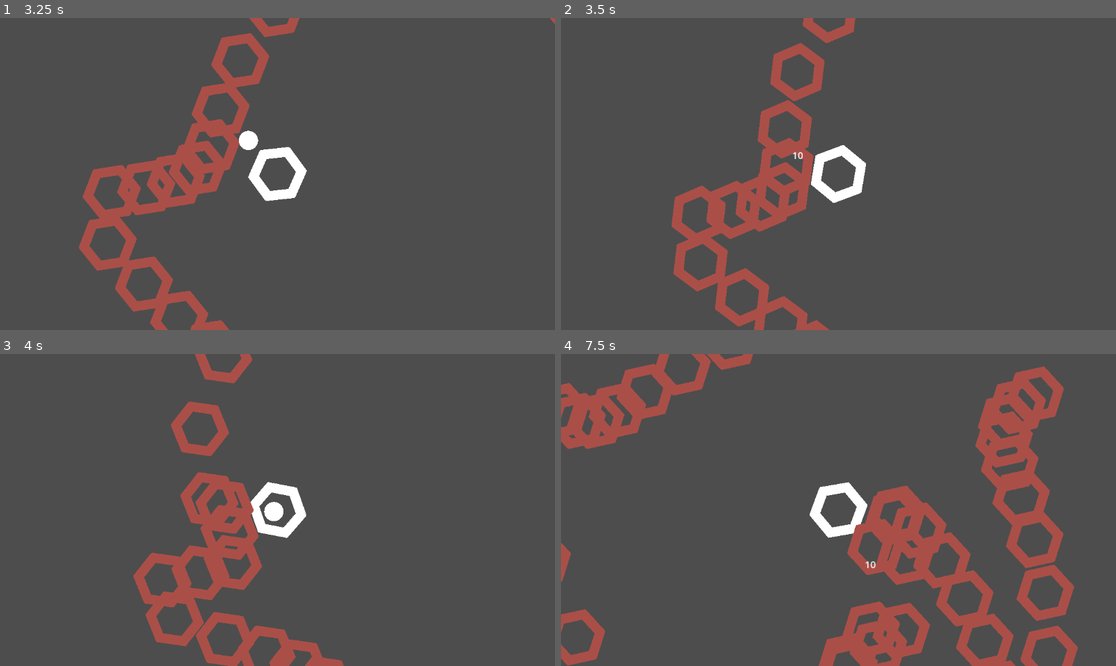
Above: before the commit, frames 1-4 (two rows, left to right).
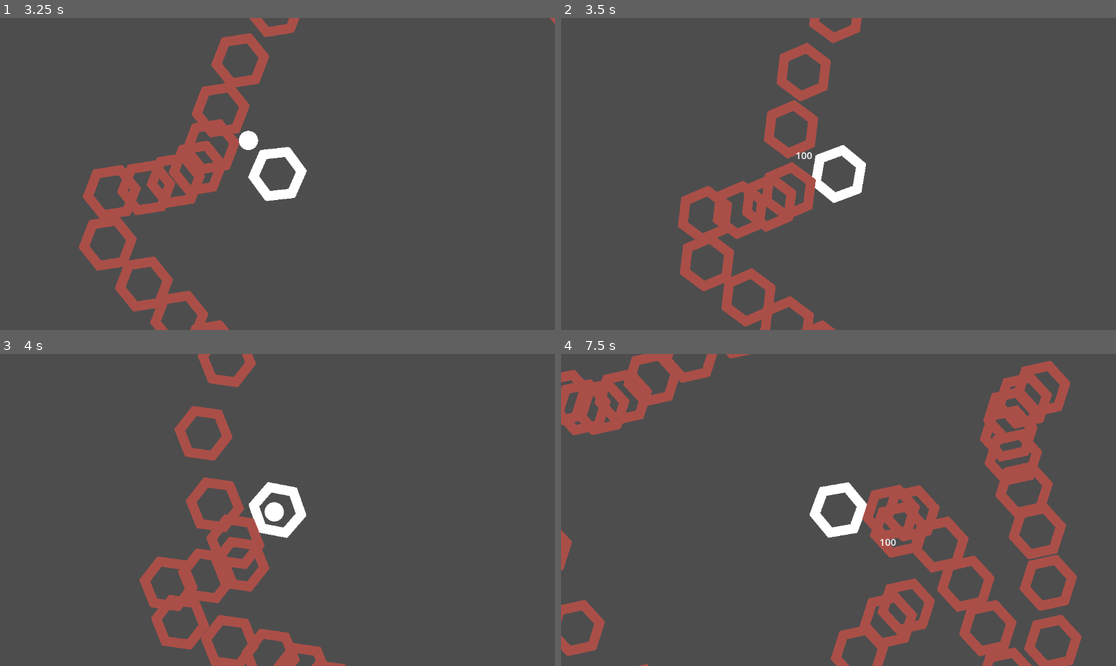
Above: after the commit, the same moments.

Repository: pharnisch/Hexagonal-Havoc
Game: Godot game, scene res://map_1.tscn
The game is run twice, just before and just after one commit, with the same random seed, the same clock (stepped at 60 frames per second) and the same inputs.
Inputs:
- Up to frame 1 (3.25 s): tap Enter at 0.5 s; hold Up (ui_up) 0.53-2.03 s; hold Left (ui_left) from 2.03 s (still down)
- Up to frame 2 (3.5 s): keep holding Left (ui_left)
- Up to frame 3 (4 s): release Left (ui_left) at 3.53 s; hold Down (ui_down) from 3.53 s (still down)
- Up to frame 4 (7.5 s): release Down (ui_down) at 4.28 s; hold Right (ui_right) 4.28-5.03 s; hold Up (ui_up) 5.03-5.78 s; hold Right (ui_right) from 5.78 s (still down)

Frame 1 is identical in both runs. In frame 2, 5.4% of the frame differs, in the area x 19-55%, y 0-100%; in frame 3, 5.4%; in frame 4, 17%, in the area x 0-94%, y 0-100%.

Commit message:
.

Diff:
--- a/HealthPool.gd
+++ b/HealthPool.gd
@@ -26,6 +26,8 @@
 	self._update_health_display()
 
 	if self.health <= 0:
+		if "Enemy" in owner.name:
+			owner.die()
 		owner.queue_free() # destroy parent
 		#self.player.add_score(5)
 
--- a/SkillSystem.gd
+++ b/SkillSystem.gd
@@ -5,10 +5,16 @@
 var state = null
 var timer = 0
 var updated = false
+var rng = null
+var skill_container = null
+var skill_points_spent = 0
 
 # Called when the node enters the scene tree for the first time.
 func _ready():
+	self.rng = RandomNumberGenerator.new()
 	self.state = self.get_default_state()
+	self.skill_container = owner.owner.owner.get_node("SkillContainer")
+	self.skill_container.talent_chosen.connect(on_talent_chosen)
 	#self.state.line.learned = true
 	#self.state.circle.learned = true
 	#self.state.triangle.learned = true
@@ -17,15 +23,82 @@
 	#self.state.triangle.learned = false
 	#self.state.square.learned = false
 
+
+
 # Called every frame. 'delta' is the elapsed time since the previous frame.
 func _process(delta):
 	self.timer += delta
-	if self.timer >= 2 and not self.updated:
+	if self.timer >= 0.01 and not self.updated:
+		#self.offer_skill_upgrades()
+		self.updated = true
 		self.update()
-		self.updated = true
 
 func update():
 	skills_updated.emit(self.state)
+
+func get_random_skill_options(n):
+	var all_options = []
+	for k_i in self.state.keys():
+		if (typeof(self.state[k_i]) != typeof({})):
+			if self.state[k_i] < 5 or (k_i == "damage" and self.state[k_i] < 20):
+				all_options.append(k_i)
+		else:
+			for k_j in self.state[k_i].keys():
+				if (typeof(self.state[k_i][k_j]) != typeof(true)) and ((self.state[k_i][k_j]) != (null)) and (typeof(self.state[k_i][k_j]) != typeof({})):
+					if self.state[k_i][k_j] < 5 or (k_j == "damage" and self.state[k_i][k_j] < 20):
+						if self.state[k_i].learned:
+							all_options.append(k_i + ":" + k_j)
+	#print(all_options)
+	var selected = []
+	for i in range(n):
+		var rand_ind = self.rng.randi_range(0, all_options.size() - 1)
+		if rand_ind == -1 or all_options.size() == 0:
+			break
+		selected.append(all_options[rand_ind])
+		all_options.remove_at(rand_ind)
+	return selected
+
+func get_random_big_skill_options(n):
+	var all_options = []
+	for k_i in self.state.keys():
+		if (typeof(self.state[k_i]) == typeof({})):
+			for k_j in self.state[k_i].keys():
+				if (typeof(self.state[k_i][k_j]) == typeof(false) and (self.state[k_i][k_j]) == (false)) or ((self.state[k_i][k_j]) == (null)):
+					#all_options.append(k_i + ":" + k_j)
+					if k_j == "learned" or self.state[k_i].learned:
+						all_options.append(k_i + ":" + k_j)
+
+	var selected = []
+	for i in range(n):
+		var rand_ind = self.rng.randi_range(0, all_options.size() - 1)
+		if rand_ind == -1 or all_options.size() == 0:
+			break
+		selected.append(all_options[rand_ind])
+		all_options.remove_at(rand_ind)
+	return selected
+
+func on_talent_chosen(skill_identifier):
+	if ":" in skill_identifier:
+		var spl = skill_identifier.split(":")
+		if typeof(self.state[spl[0]][spl[1]]) == typeof(0):
+			self.state[spl[0]][spl[1]] += 1
+		elif typeof(self.state[spl[0]][spl[1]]) == typeof(false):
+			self.state[spl[0]][spl[1]] = true
+		elif typeof(self.state[spl[0]][spl[1]]) == typeof(null):
+			self.state[spl[0]][spl[1]] = {}
+	else:
+		self.state[skill_identifier] += 1
+	print(self.state)
+	self.update()
+	#self.offer_skill_upgrades()
+
+func offer_skill_upgrades():
+	self.skill_points_spent += 1
+	if self.skill_points_spent % 5 == 0:
+		self.skill_container.display_options(self.get_random_big_skill_options(3))
+	else:
+		self.skill_container.display_options(self.get_random_skill_options(3))
+
 
 # alles kann man 5 mal skillen (außer boolean), also einfach integer 0-5, das scaling mit basiswerten passiert dann bei der anwendung
 func get_default_state():
@@ -53,7 +126,7 @@
 			#ultimate_proc = 0,
 
 			#travel_speed = 500,
-			destructable = true,
+			indestructable = false,
 			#growing_speed = 0.05,
 			attack_range = 0,
 
@@ -69,7 +142,7 @@
 			living_time = 0,
 			#ultimate_proc = 0,
 
-			destructable = true,
+			indestructable = false,
 			overshoot = 0, # todo: make main line longer (maximum 3 times long)
 			sun_beam = 0,
 			attack_range = 0, # todo: create second attack range
@@ -136,7 +209,7 @@
 			#ultimate_proc = 0,
 
 			#travel_speed = 500,
-			destructable = false,
+			indestructable = true,
 			#growing_speed = 0.05,
 			attack_range = 0,
 
@@ -152,7 +225,7 @@
 			living_time = 5,
 			#ultimate_proc = 0,
 
-			destructable = false,
+			indestructable = true,
 			overshoot = 5, # todo: make main line longer (maximum 3 times long)
 			sun_beam = 5,
 			attack_range = 0, # todo: create second attack range
--- /dev/null
+++ b/button.gd
@@ -0,0 +1,15 @@
+extends Button
+
+signal talent_chosen(skill_identifier)
+
+# Called when the node enters the scene tree for the first time.
+func _ready():
+	self.pressed.connect(self.on_click)
+
+
+# Called every frame. 'delta' is the elapsed time since the previous frame.
+func _process(delta):
+	pass
+
+func on_click():
+	talent_chosen.emit(self.text)
--- /dev/null
+++ b/button.tscn
@@ -0,0 +1,7 @@
+[gd_scene load_steps=2 format=3 uid="uid://si6xejkupe8v"]
+
+[ext_resource type="Script" path="res://button.gd" id="1_1x20p"]
+
+[node name="Button" type="Button"]
+custom_minimum_size = Vector2(75, 150)
+script = ExtResource("1_1x20p")
--- a/hexagon_enemy_i.gd
+++ b/hexagon_enemy_i.gd
@@ -7,6 +7,7 @@
 var direction_change_interval = 0
 var direction_change_interval_timer = 0
 var walking_variant = 1
+var exp_worth = 1
 
 # Called when the node enters the scene tree for the first time.
 func _ready():
@@ -73,3 +74,7 @@
 				closest_distance = distance
 				nearest_collider = collider
 	return nearest_collider
+
+
+func die():
+	owner.get_node("Player").gain_exp(self.exp_worth)
--- a/hexagon_enemy_i.tscn
+++ b/hexagon_enemy_i.tscn
@@ -23,7 +23,7 @@
 
 [node name="HealthPool" parent="." instance=ExtResource("2_qn734")]
 unique_name_in_owner = true
-max_health = 25
+max_health = 8
 
 [node name="Movement" parent="." node_paths=PackedStringArray("entity") instance=ExtResource("3_t1quy")]
 unique_name_in_owner = true
--- a/map_1.tscn
+++ b/map_1.tscn
@@ -1,9 +1,12 @@
-[gd_scene load_steps=3 format=3 uid="uid://ionfrodpageg"]
+[gd_scene load_steps=4 format=3 uid="uid://ionfrodpageg"]
 
 [ext_resource type="Script" path="res://map_1.gd" id="1_3jja6"]
 [ext_resource type="PackedScene" uid="uid://oabja83rgktq" path="res://player.tscn" id="1_8hccq"]
+[ext_resource type="PackedScene" uid="uid://bi5fcq38pi5oy" path="res://skill_container.tscn" id="3_15fcn"]
 
 [node name="Map_1" type="Node2D"]
 script = ExtResource("1_3jja6")
 
 [node name="Player" parent="." instance=ExtResource("1_8hccq")]
+
+[node name="SkillContainer" parent="." instance=ExtResource("3_15fcn")]
--- a/player.gd
+++ b/player.gd
@@ -4,6 +4,8 @@
 
 var movement_speed = 200
 var move_direction = null
+var exp = 0
+var skills_learned = 0
 
 func _physics_process(delta):
 	var move_direction = Vector2()
@@ -17,3 +19,12 @@
 	#self.move_and_collide(move_direction * delta * self.movement_speed)
 
 	%Movement._set_direction(move_direction)
+
+func gain_exp(gain):
+	self.exp += gain
+	print(self.exp)
+	var exp_required = 5 * (1 + self.skills_learned)
+	if self.exp >= exp_required:
+		self.exp -= exp_required
+		self.get_node("Weapon").get_node("SkillSystem").offer_skill_upgrades()
+		self.skills_learned += 1
--- /dev/null
+++ b/skill_container.gd
@@ -0,0 +1,36 @@
+extends CanvasLayer
+
+var player = null
+var skill_system = null
+var button = null
+
+signal talent_chosen(skill_identifier)
+
+# Called when the node enters the scene tree for the first time.
+func _ready():
+	self.player = owner.get_node("Player")
+	self.skill_system = self.player.get_node("Weapon").get_node("SkillSystem")
+	self.button = load("res://button.tscn")
+	#self.display_options()
+
+
+# Called every frame. 'delta' is the elapsed time since the previous frame.
+func _process(delta):
+	pass#self.global_position = self.player.global_position
+
+func display_options(options=["A", "B", "C"]):
+	var gc = self.get_node("GridContainer")
+	for option in options:
+		var b = self.button.instantiate()
+		b.text = option
+		gc.add_child(b)
+		b.talent_chosen.connect(self.on_talent_chosen)
+	get_tree().paused = true
+
+func on_talent_chosen(skill_identifier):
+	get_tree().paused = false
+	var gc = self.get_node("GridContainer")
+	for n in gc.get_children():
+		gc.remove_child(n)
+		n.queue_free()
+	talent_chosen.emit(skill_identifier)
--- /dev/null
+++ b/skill_container.tscn
@@ -0,0 +1,20 @@
+[gd_scene load_steps=2 format=3 uid="uid://bi5fcq38pi5oy"]
+
+[ext_resource type="Script" path="res://skill_container.gd" id="1_6bcgl"]
+
+[node name="SkillContainer" type="CanvasLayer"]
+process_mode = 3
+script = ExtResource("1_6bcgl")
+
+[node name="GridContainer" type="VBoxContainer" parent="."]
+anchors_preset = 8
+anchor_left = 0.5
+anchor_top = 0.5
+anchor_right = 0.5
+anchor_bottom = 0.5
+offset_left = -264.0
+offset_top = -196.0
+offset_right = 264.0
+offset_bottom = 196.0
+grow_horizontal = 2
+grow_vertical = 2
--- a/text_label.gd
+++ b/text_label.gd
@@ -23,7 +23,7 @@
 	# 5 +  * 1 = 5; 5 + 0,04 * 1000 = 45
 	#var size = 10 + 0.04 * dmg
 	# from 4 dmg to 100 dmg:
-	var size = 15 + 0.5 * dmg
+	var size = 15 + 0.05 * dmg
 	add_theme_font_size_override("font_size", size)
 
 func set_value(dmg):
--- a/weapon.gd
+++ b/weapon.gd
@@ -56,7 +56,7 @@
 
 func equip_triangle_shield(bullet_template):
 	var new_bullet = bullet_template.instantiate()
-	new_bullet.damage = 5 * (1 + self.skill_state.triangle.damage / 10. + self.skill_state.damage / 40.)
+	new_bullet.damage = 10 * 5 * (1 + self.skill_state.triangle.damage / 10. + self.skill_state.damage / 40.)
 	new_bullet.living_time = 4.5 * (1 + self.skill_state.triangle.living_time / 10. + self.skill_state.living_time / 40.)
 	new_bullet.crit = 1. * (self.skill_state.triangle.crit / 10. + self.skill_state.crit / 40.)
 	new_bullet.crit_factor = 1.5 * (1 + self.skill_state.triangle.crit_factor / 10. + self.skill_state.crit_factor / 40.)
@@ -86,11 +86,11 @@
 	target_position = owner.global_position + v * (1 + self.line_overshoot / 4.)
 
 	new_bullet.set_points(owner.global_position, target_position)
-	new_bullet.damage = 4 * (1 + self.skill_state.line.damage / 10. + self.skill_state.damage / 40.)
+	new_bullet.damage = 10 * 4 * (1 + self.skill_state.line.damage / 10. + self.skill_state.damage / 40.)
 	new_bullet.living_time = 0.5 * (1 + self.skill_state.line.living_time / 10. + self.skill_state.living_time / 40.)
 	new_bullet.crit = 1. * (self.skill_state.line.crit / 10. + self.skill_state.crit / 40.)
 	new_bullet.crit_factor = 1.5 * (1 + self.skill_state.line.crit_factor / 10. + self.skill_state.crit_factor / 40.)
-	new_bullet.destructable = self.skill_state.line.destructable
+	new_bullet.destructable = !self.skill_state.line.indestructable
 	owner.owner.add_child(new_bullet)
 
 func beam_sun(bullet_template, main_target_position):
@@ -110,14 +110,14 @@
 	var new_bullet = bullet_template.instantiate()
 
 	if shoot_direction == null: # circle
-		new_bullet.damage = 10 * (1 + self.skill_state.circle.damage / 10. + self.skill_state.damage / 40.)
+		new_bullet.damage = 10 * 10 * (1 + self.skill_state.circle.damage / 10. + self.skill_state.damage / 40.)
 		new_bullet.living_time = 5 * (1 + self.skill_state.circle.living_time / 10. + self.skill_state.living_time / 40.)
 		new_bullet.crit = 1. * (self.skill_state.circle.crit / 10. + self.skill_state.crit / 40.)
 		new_bullet.crit_factor = 1.5 * (1 + self.skill_state.circle.crit_factor / 10. + self.skill_state.crit_factor / 40.)
 
-		new_bullet.destructable = self.skill_state.circle.destructable
+		new_bullet.destructable = !self.skill_state.circle.indestructable
 	else: # square
-		new_bullet.damage = 20 * (1 + self.skill_state.square.damage / 10. + self.skill_state.damage / 40.)
+		new_bullet.damage = 10 * 20 * (1 + self.skill_state.square.damage / 10. + self.skill_state.damage / 40.)
 		new_bullet.living_time = 3 * (1 + self.skill_state.square.living_time / 10. + self.skill_state.living_time / 40.)
 		new_bullet.crit = 1. * (self.skill_state.square.crit / 10. + self.skill_state.crit / 40.)
 		new_bullet.crit_factor = 1.5 * (1 + self.skill_state.square.crit_factor / 10. + self.skill_state.crit_factor / 40.)
@@ -155,6 +155,7 @@
 	return closest_enemy
 
 func on_skills_update(new_skill_state):
+	print(new_skill_state)
 	self.skill_state = new_skill_state
 	self.reload_time_line = 0.7 * (1 - self.skill_state.line.casting_speed / 10. - self.skill_state.casting_speed / 40.)
 	self.reload_time_circle = 1 * (1 - self.skill_state.circle.casting_speed / 10. - self.skill_state.casting_speed / 40.)
